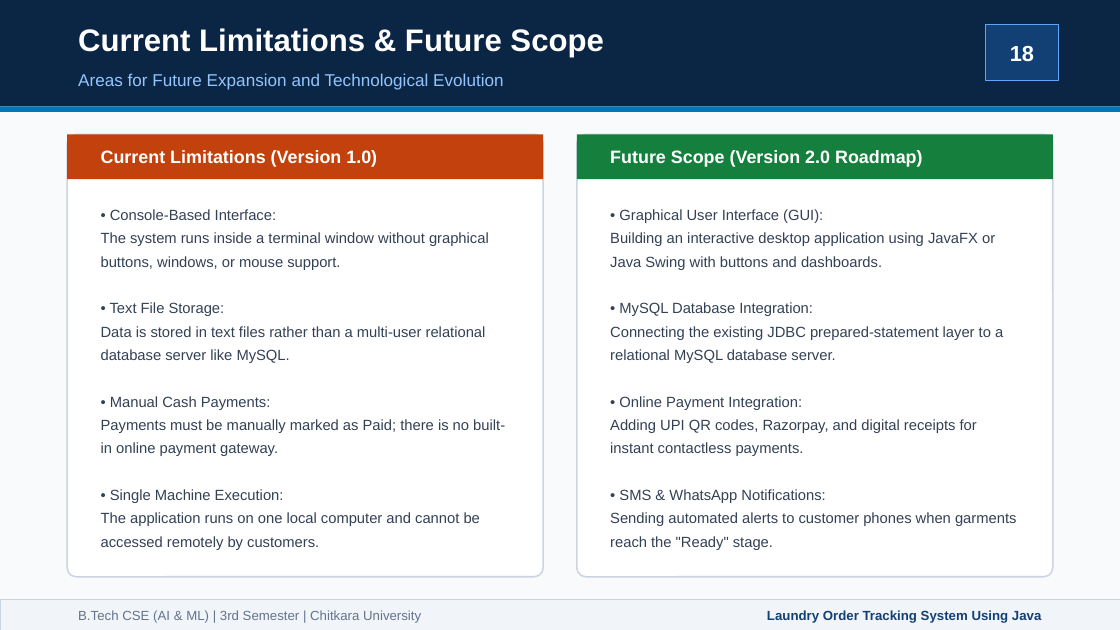
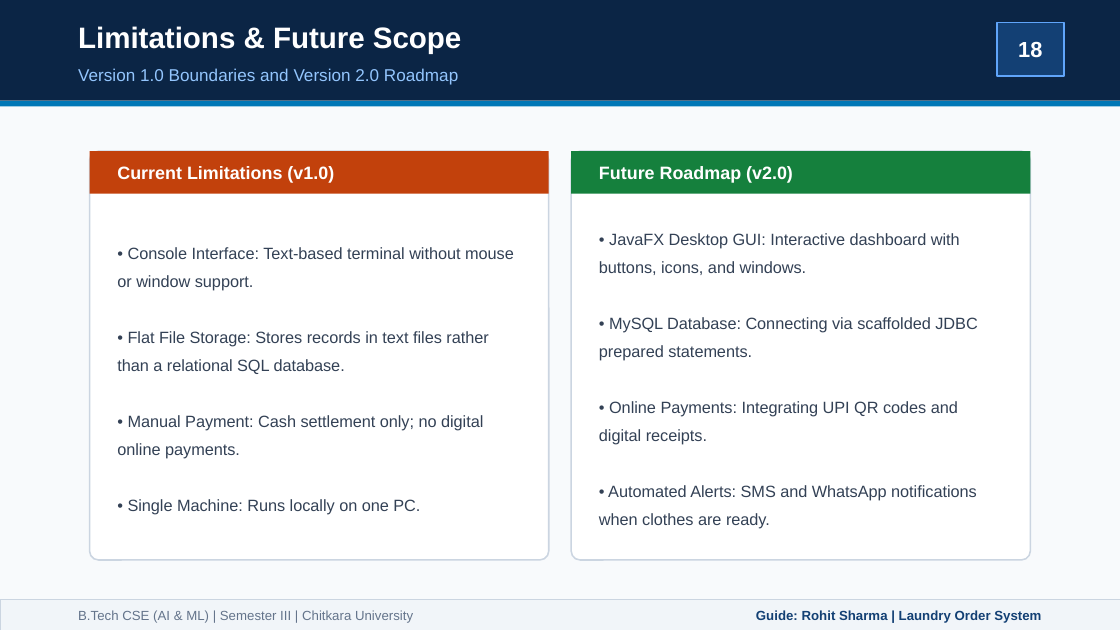
Before and after one commit to Tanmay-Arora19/Laundry-Management-System, a slide deck: slide 18 of Laundry_Management_System_Presentation.pptx. Drawn at 1120x630 pixels with LibreOffice and Linux fonts; fonts in the diff are those of the drawing. Boxes give left, top, right and bottom in pixels: in the first picture for what was removed or moved away, otherwise in the second. Text is boxed around its words. In the diff, an @@ line names an element or a change of style, - is before the commit and + after.

Commit message:
Compress presentation content, add exact team member details, and update faculty guide to Rohit Sharma

```diff
--- a/Laundry_Management_System_Presentation.pptx
+++ b/Laundry_Management_System_Presentation.pptx
@@ rectangle: place and size @@
-rectangle at (0, 0, 1120, 106)
+rectangle at (0, 0, 1120, 101)
@@ text at (78, 26, 461, 54): text changed; size 20 to 19 pt @@
-Current Limitations & Future Scope
+Limitations & Future Scope
@@ text "18": place and size @@
-text "18" at (1010, 45, 1034, 62)
+text "18" at (1018, 41, 1042, 58)
@@ rectangle: place and size @@
-rectangle at (986, 25, 1058, 81)
+rectangle at (997, 22, 1064, 76)
@@ text at (78, 68, 458, 85): text changed @@
-Areas for Future Expansion and Technological Evolution
+Version 1.0 Boundaries and Version 2.0 Roadmap
@@ rectangle: place and size @@
-rectangle at (0, 106, 1120, 112)
+rectangle at (0, 101, 1120, 106)
@@ rounded rectangle: place and size @@
-rounded rectangle at (67, 134, 543, 577)
+rounded rectangle at (90, 151, 549, 560)
@@ rounded rectangle at (90, 151, 549, 560): proportions changed @@
@@ rectangle: place and size @@
-rectangle at (67, 134, 543, 179)
+rectangle at (90, 151, 549, 194)
@@ text at (117, 166, 334, 183): text changed @@
-Current Limitations (Version 1.0)
+Current Limitations (v1.0)
@@ rounded rectangle at (571, 151, 1030, 560): proportions changed @@
@@ rounded rectangle: place and size @@
-rounded rectangle at (577, 134, 1053, 577)
+rounded rectangle at (571, 151, 1030, 560)
@@ rectangle: place and size @@
-rectangle at (577, 134, 1053, 179)
+rectangle at (571, 151, 1030, 194)
@@ text at (599, 166, 793, 183): text changed @@
-Future Scope (Version 2.0 Roadmap)
+Future Roadmap (v2.0)
@@ text at (599, 233, 977, 529): text changed; size 9.5 to 10.5 pt @@
-• Graphical User Interface (GUI):
-Building an interactive desktop application using JavaFX or Java Swing with buttons and dashboards.
-• MySQL Database Integration:
-Connecting the existing JDBC prepared-statement layer to a relational MySQL database server.
-• Online Payment Integration:
-Adding UPI QR codes, Razorpay, and digital receipts for instant contactless payments.
-• SMS & WhatsApp Notifications:
-Sending automated alerts to customer phones when garments reach the "Ready" stage.
+• JavaFX Desktop GUI: Interactive dashboard with buttons, icons, and windows.
+• MySQL Database: Connecting via scaffolded JDBC prepared statements.
+• Online Payments: Integrating UPI QR codes and digital receipts.
+• Automated Alerts: SMS and WhatsApp notifications when clothes are ready.
@@ text at (117, 247, 514, 515): text changed; size 9.5 to 10.5 pt @@
-• Console-Based Interface:
-The system runs inside a terminal window without graphical buttons, windows, or mouse support.
-• Text File Storage:
-Data is stored in text files rather than a multi-user relational database server like MySQL.
-• Manual Cash Payments:
-Payments must be manually marked as Paid; there is no built-in online payment gateway.
-• Single Machine Execution:
-The application runs on one local computer and cannot be accessed remotely by customers.
+• Console Interface: Text-based terminal without mouse or window support.
+• Flat File Storage: Stores records in text files rather than a relational SQL database.
+• Manual Payment: Cash settlement only; no digital online payments.
+• Single Machine: Runs locally on one PC.
@@ text at (78, 610, 413, 623): text changed @@
-B.Tech CSE (AI & ML) | 3rd Semester | Chitkara University
+B.Tech CSE (AI & ML) | Semester III | Chitkara University
@@ text at (756, 610, 1041, 623): text changed @@
-Laundry Order Tracking System Using Java
+Guide: Rohit Sharma | Laundry Order System
```
Also in this commit, not shown: 17 other slides changed, 2 slides added, 2 slides removed, 2 other files.
